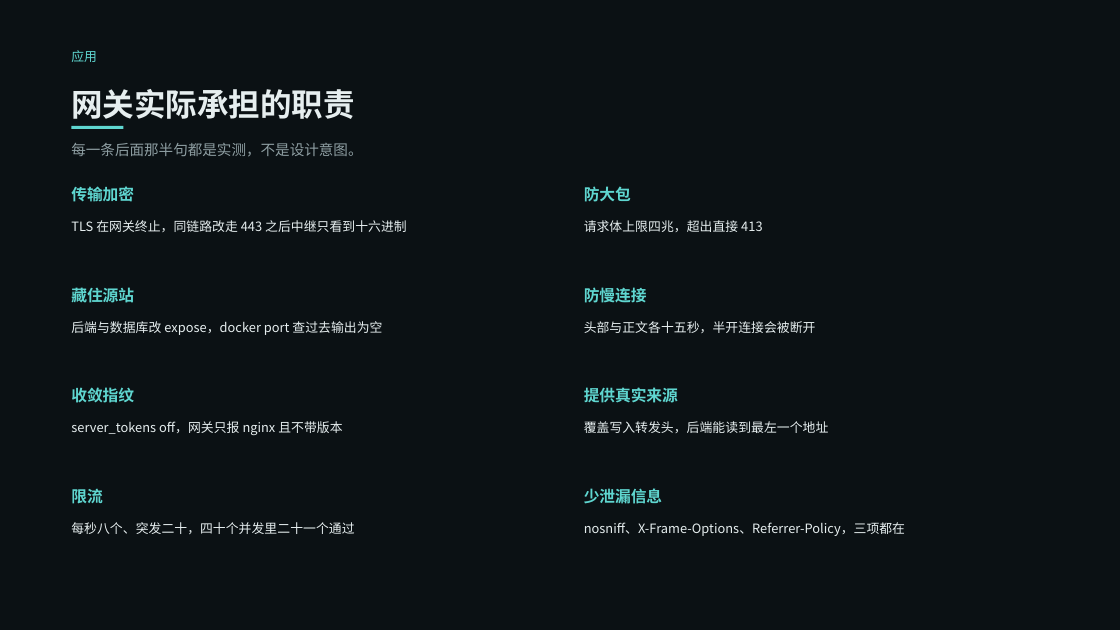
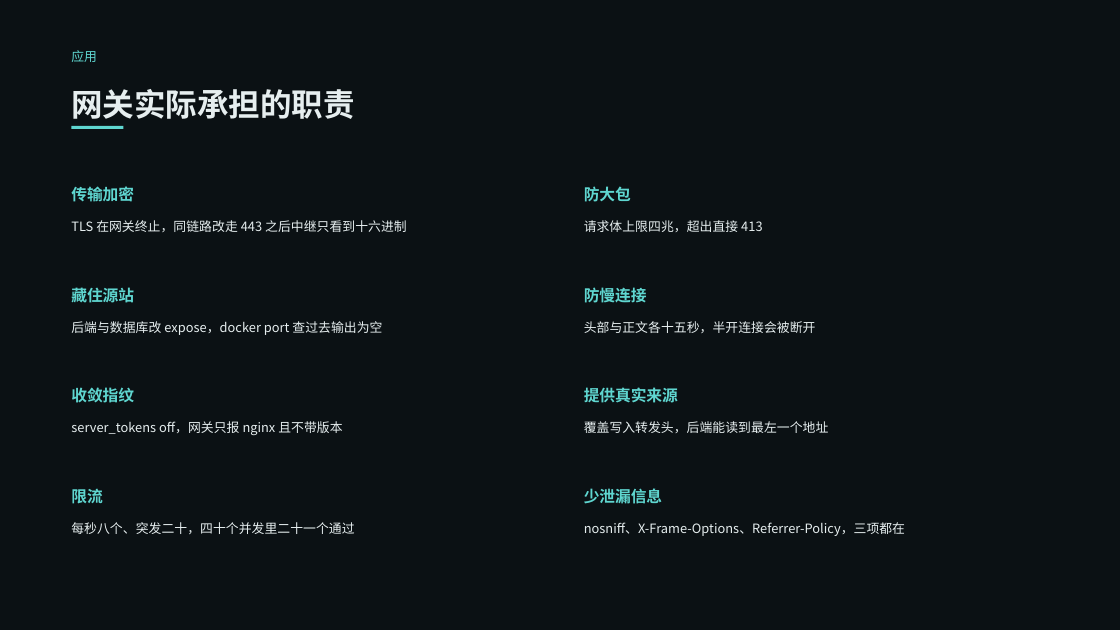
Before and after one commit to VesselPaper/symbiont, a slide deck: slide 8 of share/技术分享-应用代理与负载均衡.pptx. Drawn at 1120x630 pixels with LibreOffice and Linux fonts; fonts in the diff are those of the drawing. Boxes give left, top, right and bottom in pixels: in the first picture for what was removed or moved away, otherwise in the second. Text is boxed around its words. In the diff, an @@ line names an element or a change of style, - is before the commit and + after.

```diff
--- a/share/技术分享-应用代理与负载均衡.pptx
+++ b/share/技术分享-应用代理与负载均衡.pptx
@@ text removed at (71,143,362,157) @@
-每一条后面那半句都是实测，不是设计意图。
```
Also in this commit, not shown: 14 other slides changed, 1 other file.
